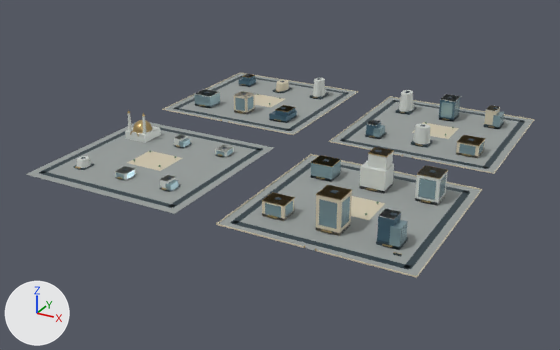
One commit to the glTF model web/public/assets/3d/ampliworld/GC-CITY-2030/GC-TILE-16-12.glb: the scene before it, then after it.
One viewpoint serves both versions: a camera (50 mm lens) standing at (6668.0, 1694.0, 576.0) and looking at (5979.0, 2946.0, -50.0). Lighting does not change. The marker at lower left points along +X, +Y and +Z. The picture after the commit comes second. Where no turn or scale is listed for an object, it has been applied to the vertices. Vertices at exactly the same position are counted once.

Objects in the first picture: 'GC-TILE-16-12-blue', 'GC-TILE-16-12-dark', 'GC-TILE-16-12-glass', 'GC-TILE-16-12-gold', 'GC-TILE-16-12-ivory', 'GC-TILE-16-12-paving', 'GC-TILE-16-12-white'.
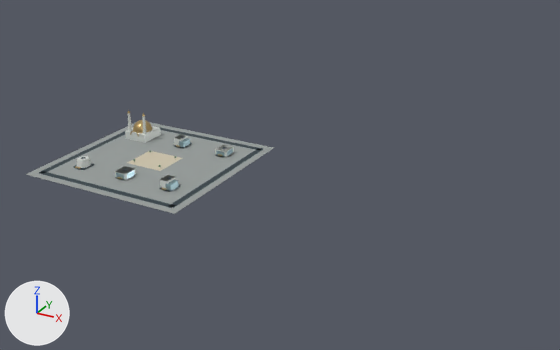
Edits to the bpy script that builds the scene:
```text
Change me_mesh_0:
    used by ob_gc_tile_16_12_paving; location = (0.0, 0.0, 0.0)
    remove me_mesh_0.from_pydata(...)  # 32 vertices, 48 faces; spans x 5621.0..6379.0, y 2621.0..3379.0, z 0.0
    add me_mesh_0.from_pydata(...)  # 8 vertices, 12 faces; spans x 5621.0..5959.0, y 2621.0..2959.0, z 0.0
    me_mesh_0 part 1: the loose piece of 8 vertices spanning x 5621.0..5959.0, y 3041.0..3379.0, z 0.0 is deleted
    me_mesh_0 part 2: the loose piece of 8 vertices spanning x 6041.0..6379.0, y 3041.0..3379.0, z 0.0 is deleted
    me_mesh_0 part 3: the loose piece of 8 vertices spanning x 6041.0..6379.0, y 2621.0..2959.0, z 0.0 is deleted
Change me_mesh_1:
    used by ob_gc_tile_16_12_dark; location = (0.0, 0.0, 0.0)
    remove me_mesh_1.from_pydata(...)  # 504 vertices, 756 faces; spans x 5636.0..6364.0, y 2636.0..3364.0, z 0.0..69.0
    add me_mesh_1.from_pydata(...)  # 112 vertices, 168 faces; spans x 5636.0..5944.0, y 2636.0..2944.0, z 0.0..19.0
    me_mesh_1 part 4: 49 loose pieces with 392 vertices, spanning x 5636.0..6364.0, y 2636.0..3364.0, z 0.0..69.0, are deleted
Change me_mesh_2:
    used by ob_gc_tile_16_12_ivory; location = (0.0, 0.0, 0.0)
    remove me_mesh_2.from_pydata(...)  # 214 vertices, 328 faces; spans x 5620.0..6380.0, y 2620.0..3380.0, z 0.0..63.0
    add me_mesh_2.from_pydata(...)  # 8 vertices, 12 faces; spans x 5750.0..5830.0, y 2754.0..2826.0, z 0.0
    me_mesh_2 part 5: 24 loose pieces with 206 vertices, spanning x 5620.0..6380.0, y 2620.0..3380.0, z 0.0..63.0, are deleted
Change me_mesh_5:
    used by ob_gc_tile_16_12_gold; location = (0.0, 0.0, 0.0)
    remove me_mesh_5.from_pydata(...)  # 867 vertices, 1456 faces; spans x 5668.0..6339.0, y 2620.0..3324.0, z 0.0..68.0
    add me_mesh_5.from_pydata(...)  # 267 vertices, 472 faces; spans x 5668.0..5895.0, y 2684.0..2902.0, z 4.0..61.0
    me_mesh_5 part 7: 54 loose pieces with 600 vertices, spanning x 5681.0..6339.0, y 2620.0..3324.0, z 0.0..68.0, are deleted
Change me_mesh_7:
    used by ob_gc_tile_16_12_white; location = (0.0, 0.0, 0.0)
    remove me_mesh_7.from_pydata(...)  # 268 vertices, 440 faces; spans x 5665.0..6330.0, y 2687.0..3325.0, z 0.0..68.0
    add me_mesh_7.from_pydata(...)  # 130 vertices, 212 faces; spans x 5665.0..5903.0, y 2687.0..2908.0, z 0.0..54.0
    me_mesh_7 part 6: 12 loose pieces with 138 vertices, spanning x 5668.0..6330.0, y 2687.0..3325.0, z 0.0..68.0, are deleted
Change me_mesh_8:
    used by ob_gc_tile_16_12_glass; location = (0.0, 0.0, 0.0)
    remove me_mesh_8.from_pydata(...)  # 376 vertices, 564 faces; spans x 5668.0..6331.0, y 2681.0..3323.0, z 0.0..56.0
    add me_mesh_8.from_pydata(...)  # 80 vertices, 120 faces; spans x 5777.0..5903.0, y 2687.0..2897.0, z 0.0..14.0
    me_mesh_8 part 8: 37 loose pieces with 296 vertices, spanning x 5668.0..6331.0, y 2681.0..3323.0, z 0.0..56.0, are deleted
Remove ob_gc_tile_16_12_blue:
    ob_gc_tile_16_12_blue = bpy.data.objects.new('GC-TILE-16-12-blue', me_mesh_6)
    ob_gc_tile_16_12_blue.location = (0.0, 0.0, 0.0)
```

Changed parts and their boxes [x1, y1, x2, y2] in the pictures (560 x 350 px):
'GC-TILE-16-12-paving', reshaped (51% narrower, 54% shorter)
    before: [26, 73, 533, 276]
    after: [26, 122, 273, 214]
'GC-TILE-16-12-dark', reshaped (54% narrower, 58% shorter)
    before: [39, 75, 525, 270]
    after: [39, 126, 263, 208]
'GC-TILE-16-12-ivory', reshaped (86% narrower, 90% shorter)
    before: [127, 73, 534, 278]
    after: [127, 151, 182, 171]
'GC-TILE-16-12-white', reshaped (63% narrower, 47% shorter)
    before: [77, 78, 500, 220]
    after: [77, 113, 234, 188]
'GC-TILE-16-12-glass', reshaped (70% narrower, 66% shorter)
    before: [116, 90, 504, 250]
    after: [116, 138, 233, 192]
'GC-TILE-16-12-gold', reshaped (65% narrower, 55% shorter)
    before: [75, 74, 494, 254]
    after: [75, 110, 222, 190]
'GC-TILE-16-12-blue', deleted
    before: [239, 74, 461, 243]
part 1 of me_mesh_0, deleted
    before: [165, 73, 356, 134]
part 2 of me_mesh_0, deleted
    before: [331, 97, 533, 173]
part 3 of me_mesh_0, deleted
    before: [218, 155, 481, 276]
part 4 of me_mesh_1, deleted
    before: [173, 75, 525, 270]
part 5 of me_mesh_2, deleted
    before: [162, 73, 534, 278]
part 6 of me_mesh_7, deleted
    before: [195, 78, 500, 220]
part 7 of me_mesh_5, deleted
    before: [200, 74, 494, 254]
part 8 of me_mesh_8, deleted
    before: [195, 90, 504, 250]
